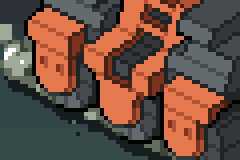
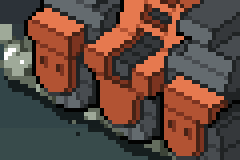
Two versions of the same layered image (w=240, h=160). Layer-by-layer changes:
painted on "Layer #1" over (28, 20, 208, 156)
